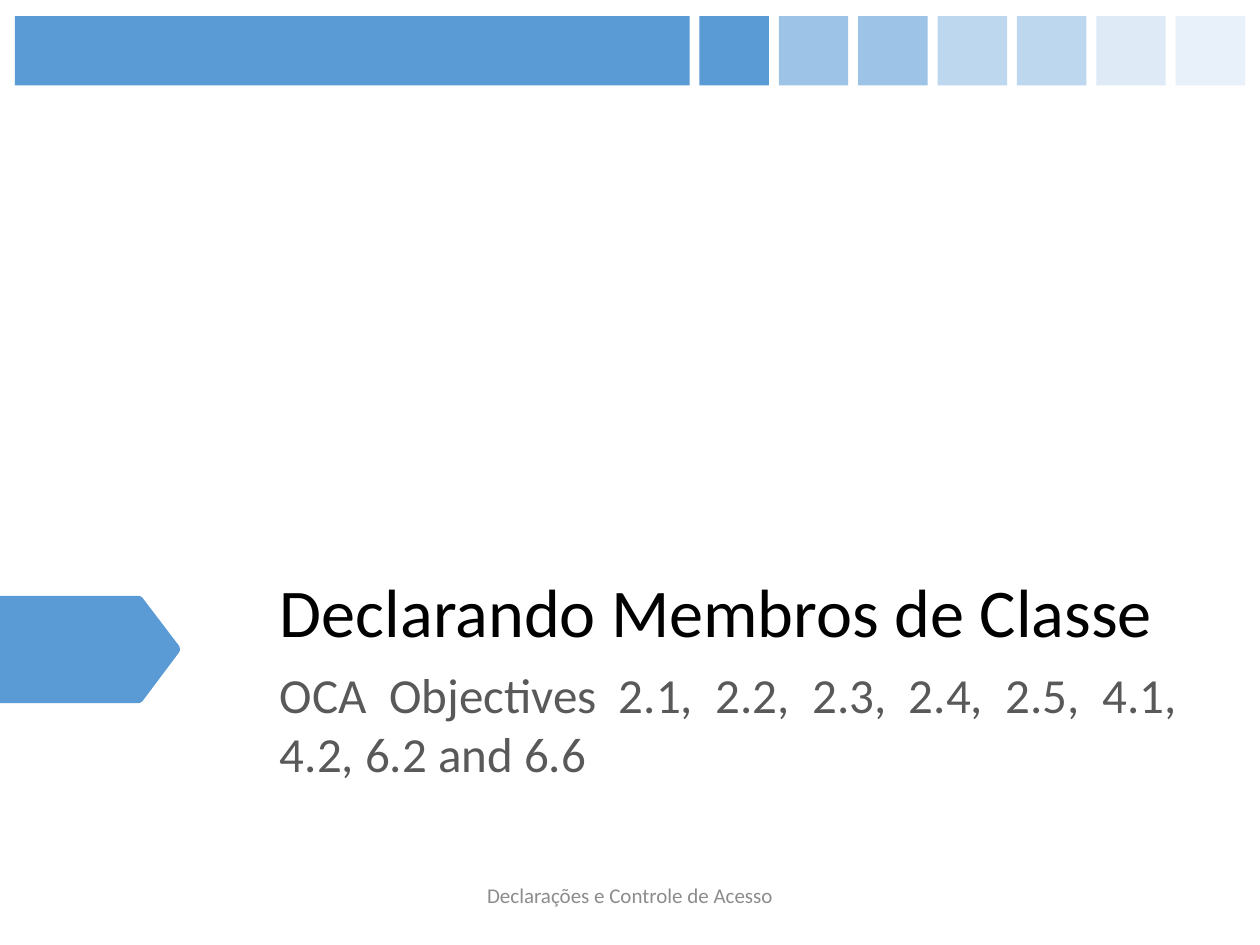
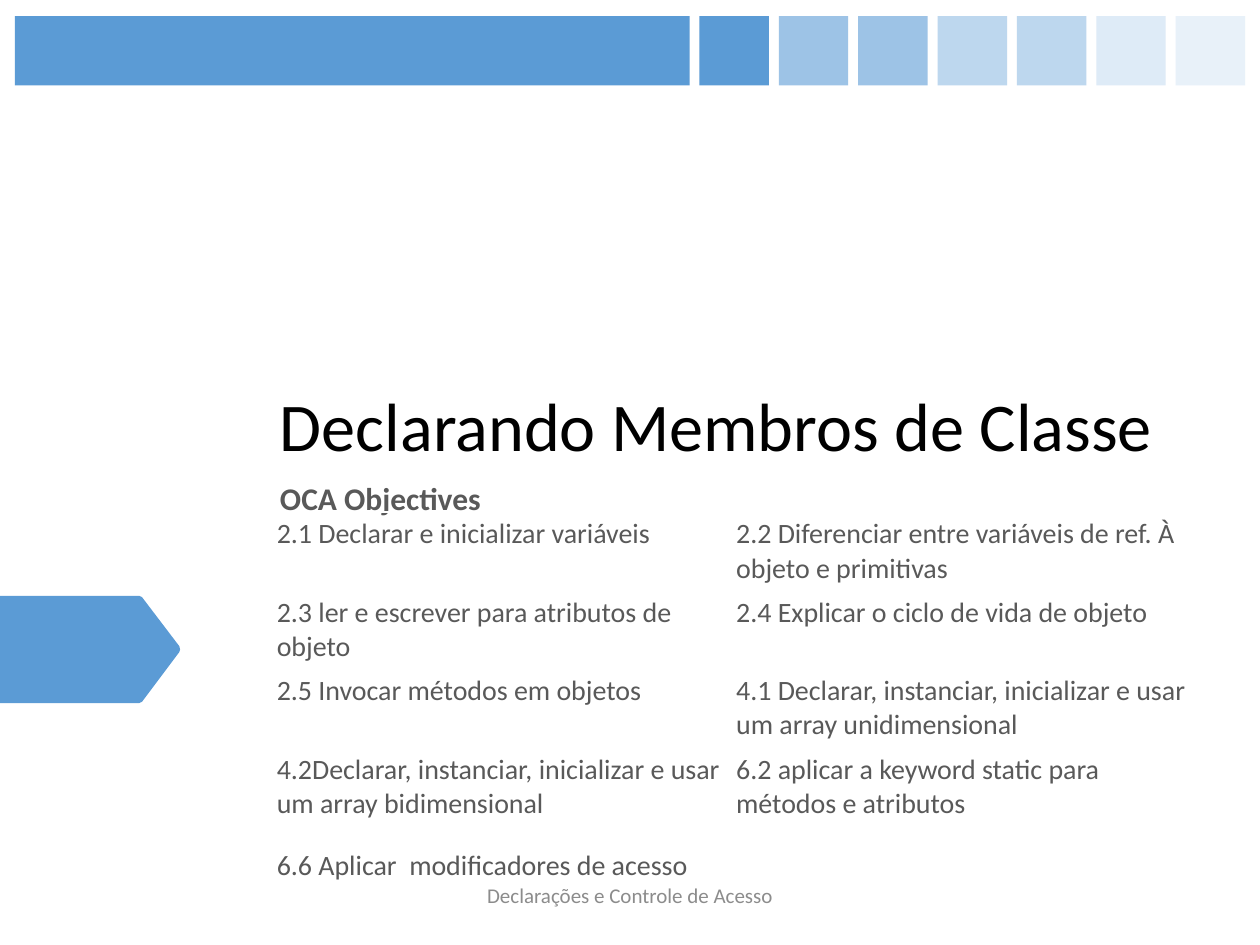
Before and after one commit to figueiredojrr/treinamentoJavaSeOcaAgosto, a slide deck: slide 14 of TreinamentoJavaSeOca/documentos/apresentação/OCA.pptx. Drawn at 1260x945 pixels with LibreOffice and Linux fonts; fonts in the diff are those of the drawing. Boxes give left, top, right and bottom in pixels: in the first picture for what was removed or moved away, otherwise in the second. Text is boxed around its words. In the diff, an @@ line names an element or a change of style, - is before the commit and + after.

```diff
--- a/TreinamentoJavaSeOca/documentos/apresentação/OCA.pptx
+++ b/TreinamentoJavaSeOca/documentos/apresentação/OCA.pptx
@@ title "Declarando Membros de Classe": place and size @@
-title "Declarando Membros de Classe" at [280, 589, 1152, 638]
+title "Declarando Membros de Classe" at [280, 403, 1152, 452]
@@ subtitle at [280, 488, 481, 516]: text changed; size 28 to 18 pt; bold on @@
-OCA Objectives 2.1, 2.2, 2.3, 2.4, 2.5, 4.1, 4.2, 6.2 and 6.6
+OCA Objectives
@@ table added at [272, 512, 1192, 884], 5 rows, 2 columns @@
+2.1 Declarar e inicializar variáveis | 2.2 Diferenciar entre variáveis de ref. À objeto e primitivas
+2.3 ler e escrever para atributos de objeto | 2.4 Explicar o ciclo de vida de objeto
+2.5 Invocar métodos em objetos | 4.1 Declarar, instanciar, inicializar e usar um array unidimensional
+4.2Declarar, instanciar, inicializar e usar um array bidimensional | 6.2 aplicar a keyword static para métodos e atributos
+6.6 Aplicar modificadores de acesso | 
```
Also in this commit, not shown: 21 other slides changed, 4 slides removed.
